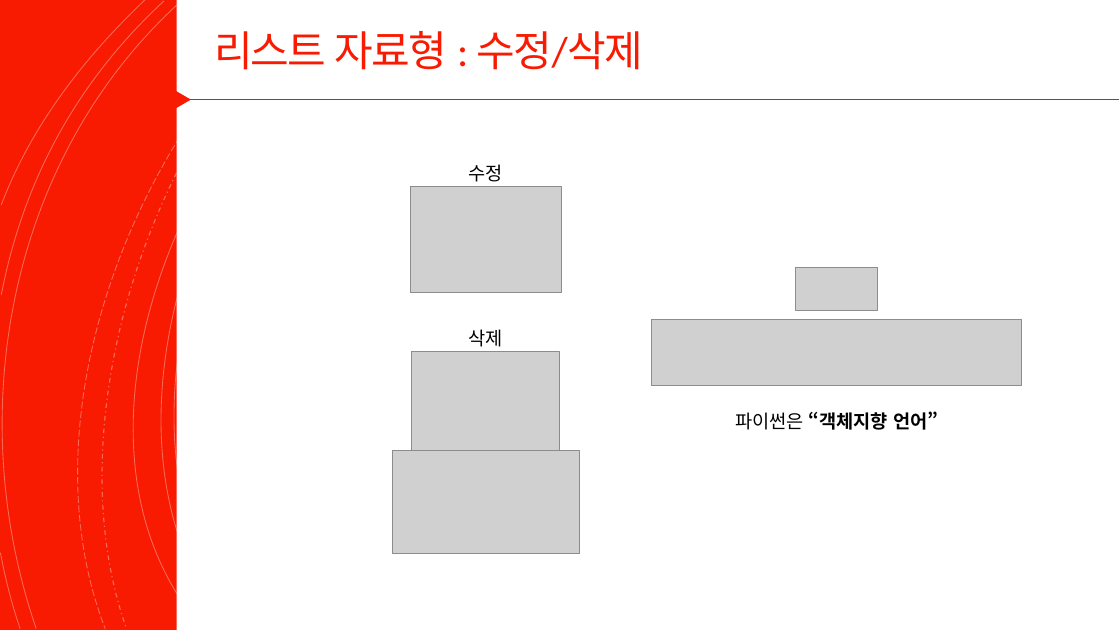
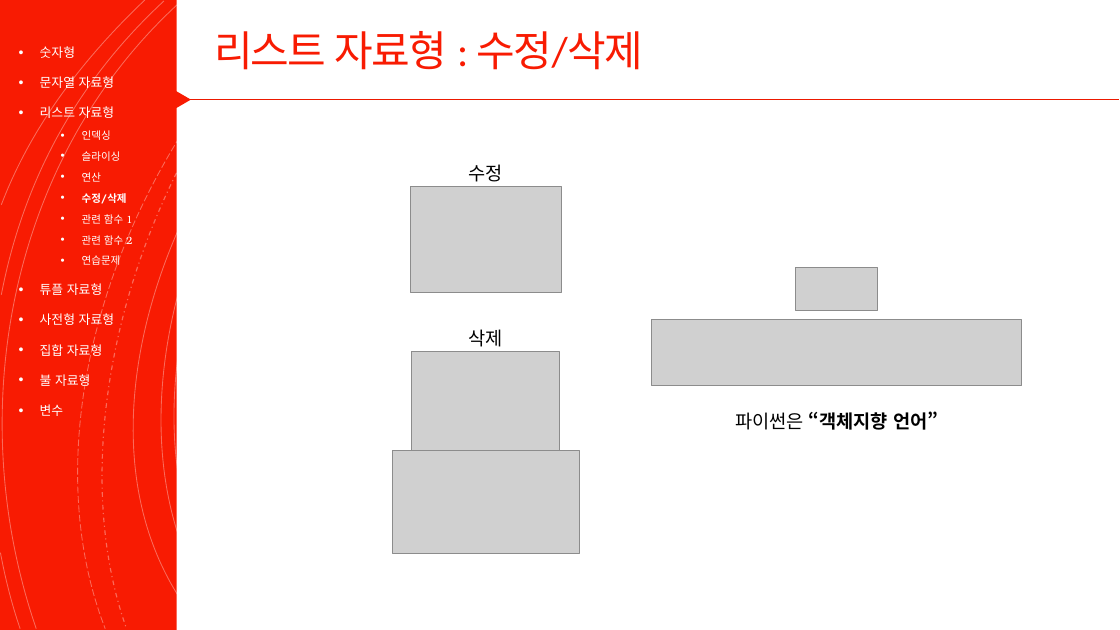
Before and after one commit to Valentine117/python_basic_class, a slide deck: slide 32 of 02장 자료형과 자료구조.pptx. Drawn at 1120x630 pixels with LibreOffice and Linux fonts; fonts in the diff are those of the drawing; grey boxes stand for pictures. Boxes give left, top, right and bottom in pixels: in the first picture for what was removed or moved away, otherwise in the second. Text is boxed around its words. In the diff, an @@ line names an element or a change of style, - is before the commit and + after.

Commit message:
리스트 완성

```diff
--- a/02장 자료형과 자료구조.pptx
+++ b/02장 자료형과 자료구조.pptx
@@ text added at box(40, 46, 133, 416), 11 pt, text #FFFFFF @@
+• 숫자형
+• 문자열 자료형
+• 리스트 자료형
+  • 인덱싱
+  • 슬라이싱
+  • 연산
+  • 수정/삭제
+  • 관련 함수 1
+  • 관련 함수 2
+  • 연습문제
+• 튜플 자료형
+• 사전형 자료형
+• 집합 자료형
+• 불 자료형
+• 변수
```
Also in this commit, not shown: 6 other slides changed, 2 slides added.
